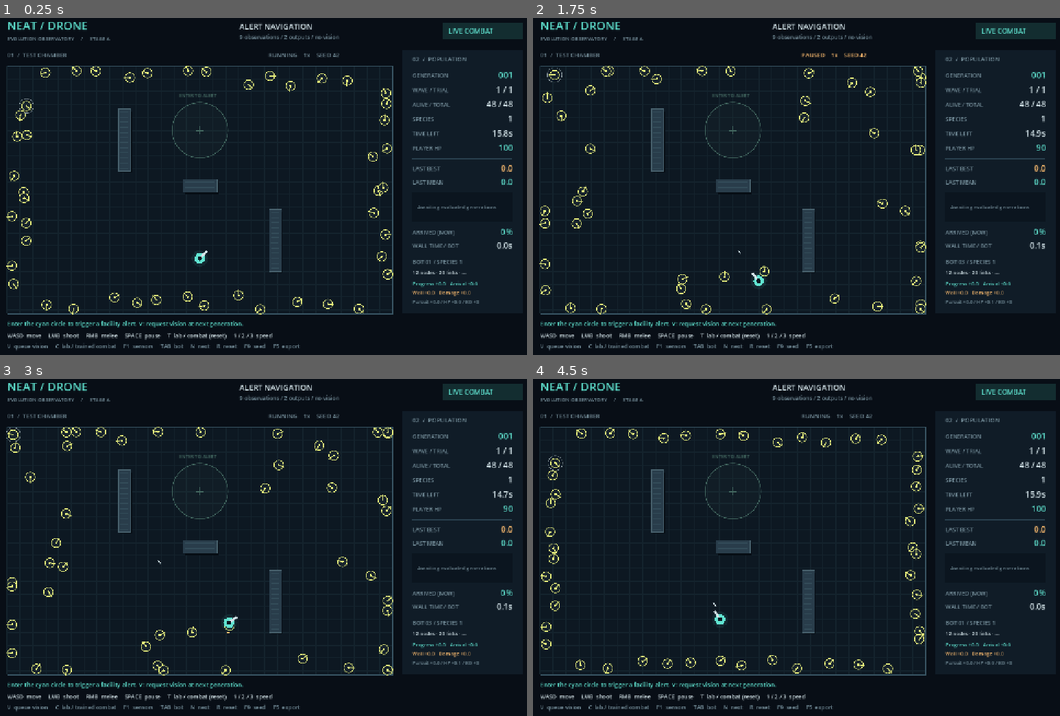
Above: before the commit, frames 1-4 (two rows, left to right).
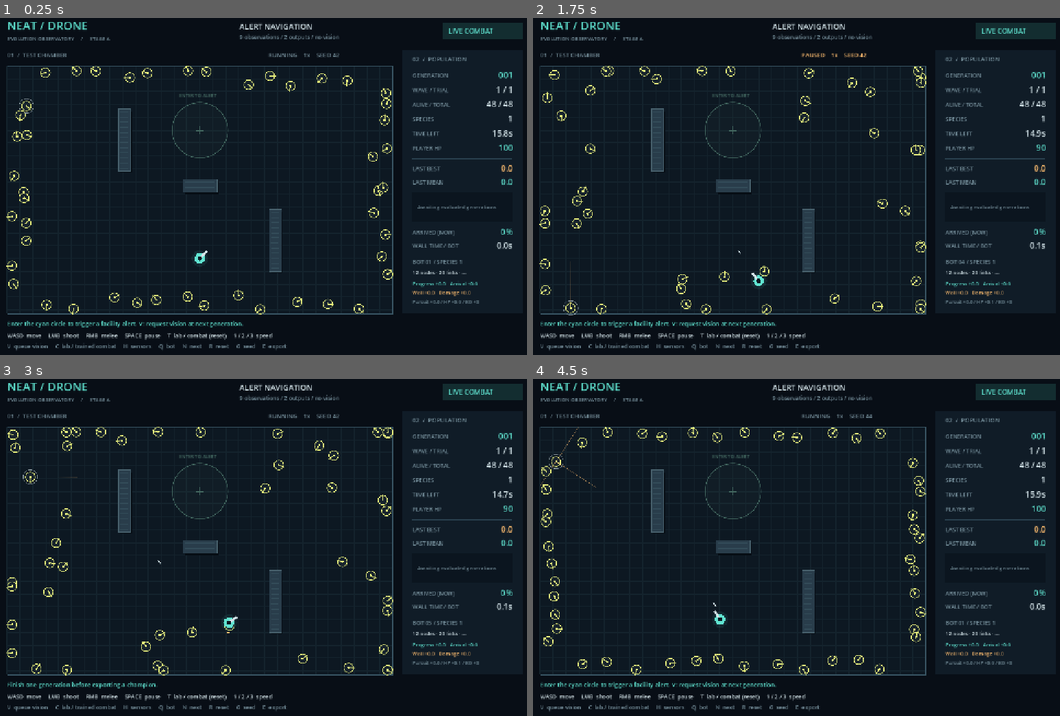
Above: after the commit, the same moments.

Repository: McTre/NEATDrone
Game: Godot game, scene res://scenes/arena.tscn
The game is run twice, just before and just after one commit, with the same random seed, the same clock (stepped at 60 frames per second) and the same inputs.
Inputs (mouse positions are in pixels of both pictures, inside the frame that each line leads up to):
- Up to frame 1 (0.25 s): no input
- Up to frame 2 (1.75 s): tap Enter at 0.5 s; move the mouse to (922, 166) at 0.52 s; hold D 0.53-1.28 s; tap H at 0.6 s; click (922, 166) at 0.67 s; tap Space at 0.77, 1.25, 1.52 s; tap Tab at 0.8, 1.35 s; move the mouse to (691, 199) at 1.27 s; hold S from 1.28 s (still down); click (691, 199) at 1.42 s; tap Q at 1.55 s
- Up to frame 3 (3 s): tap Enter at 2 s; move the mouse to (326, 469) at 2.02 s; release S at 2.03 s; hold D 2.03-2.78 s; tap Q at 2.1 s; click (326, 469) at 2.17 s; tap E at 2.3, 2.85 s; tap Space at 2.75 s; move the mouse to (242, 614) at 2.77 s; hold W from 2.78 s (still down); click (242, 614) at 2.92 s
- Up to frame 4 (4.5 s): tap Space at 3.02, 3.77 s; tap G at 3.05, 3.6 s; move the mouse to (965, 598) at 3.52 s; release W at 3.53 s; hold A from 3.53 s (still down); click (965, 598) at 3.67 s; tap T at 3.8, 4.35 s; move the mouse to (638, 493) at 4.27 s; click (638, 493) at 4.42 s

The runs differ from the first frame. In frame 1, 0.2% of the frame differs, in the area x 23-57%, y 96-99%; in frame 2, 0.3%; in frame 3, 0.7%; in frame 4, 2.3%, in the area x 1-75%, y 10-99%.

Commit message:
Add itch.io web export with browser controls and tested build tooling

Diff:
--- a/scripts/arena.gd
+++ b/scripts/arena.gd
@@ -33,6 +33,9 @@
 func _ready() -> void:
 	DisplayServer.window_set_title("NEATDrone | Learning Lab")
 	reset_population()
+	if OS.has_feature("web"):
+		paused = true
+		banner = "Click the game, then SPACE to start. WASD: move / mouse: aim / T: learning lab."
 
 func reset_population() -> void:
 	evolution = Neat.new(seed_value, population_size)
@@ -127,7 +130,7 @@
 	match event.physical_keycode:
 		KEY_SPACE:
 			paused = not paused
-		KEY_F1:
+		KEY_F1, KEY_H:
 			sensors = not sensors
 		KEY_R:
 			reset_population()
@@ -157,11 +160,11 @@
 			speed = 4
 		KEY_3:
 			speed = 8
-		KEY_TAB:
+		KEY_TAB, KEY_Q:
 			selected = (selected + 1) % sim.robots.size()
-		KEY_F5:
+		KEY_F5, KEY_E:
 			save_champion()
-		KEY_F9:
+		KEY_F9, KEY_G:
 			seed_value += 1
 			reset_population()
 
@@ -170,12 +173,17 @@
 		banner = "Finish one generation before exporting a champion."
 		return
 	var genome = evolution.champion
+	var json = JSON.stringify({"generation": evolution.generation - 1,
+		"seed": seed_value, "fitness": genome.fitness, "nodes": genome.nodes,
+		"genes": genome.genes, "inputs": genome.input_ids.size(),
+		"input_ids": genome.input_ids, "vision": evolution.vision_enabled}, "\t")
+	if OS.has_feature("web"):
+		JavaScriptBridge.download_buffer(json.to_utf8_buffer(), "neatdrone-champion.json", "application/json")
+		banner = "Champion downloaded as neatdrone-champion.json."
+		return
 	var file = FileAccess.open(path, FileAccess.WRITE)
 	if file:
-		file.store_string(JSON.stringify({"generation": evolution.generation - 1,
-			"seed": seed_value, "fitness": genome.fitness, "nodes": genome.nodes,
-			"genes": genome.genes, "inputs": genome.input_ids.size(),
-			"input_ids": genome.input_ids, "vision": evolution.vision_enabled}, "\t"))
+		file.store_string(json)
 		banner = "Champion exported to: " + OS.get_user_data_dir()
 
 func label_at(position: Vector2, text: String, size: int = 16, color: Color = INK) -> void:
@@ -280,7 +288,7 @@
 
 	label_at(Vector2(28, 732), banner, 14, CYAN if sim.player_health > 0 else AMBER)
 	label_at(Vector2(28, 760), "WASD  move     LMB  shoot     RMB  melee     SPACE  pause     T  lab / combat (reset)     1 / 2 / 3  speed", 13, INK)
-	label_at(Vector2(28, 785), "V  queue vision     C  lab / trained combat     F1  sensors     TAB  bot     N  next     R  reset     F9  seed     F5  export", 13, MUTED)
+	label_at(Vector2(28, 785), "V  queue vision     C  lab / trained combat     H  sensors     Q  bot     N  next     R  reset     G  seed     E  export", 13, MUTED)
 
 func draw_chart(rect: Rect2) -> void:
 	draw_rect(rect, Color("0b151f"))
Not shown, added: export_presets.cfg
Not shown, changed: README.md
Not shown, added: tools/build-web.ps1
Not shown, added: tools/fetch-web-template.ps1
Not shown, added: tools/serve-web.ps1
Not shown, added: tools/test-web.ps1
